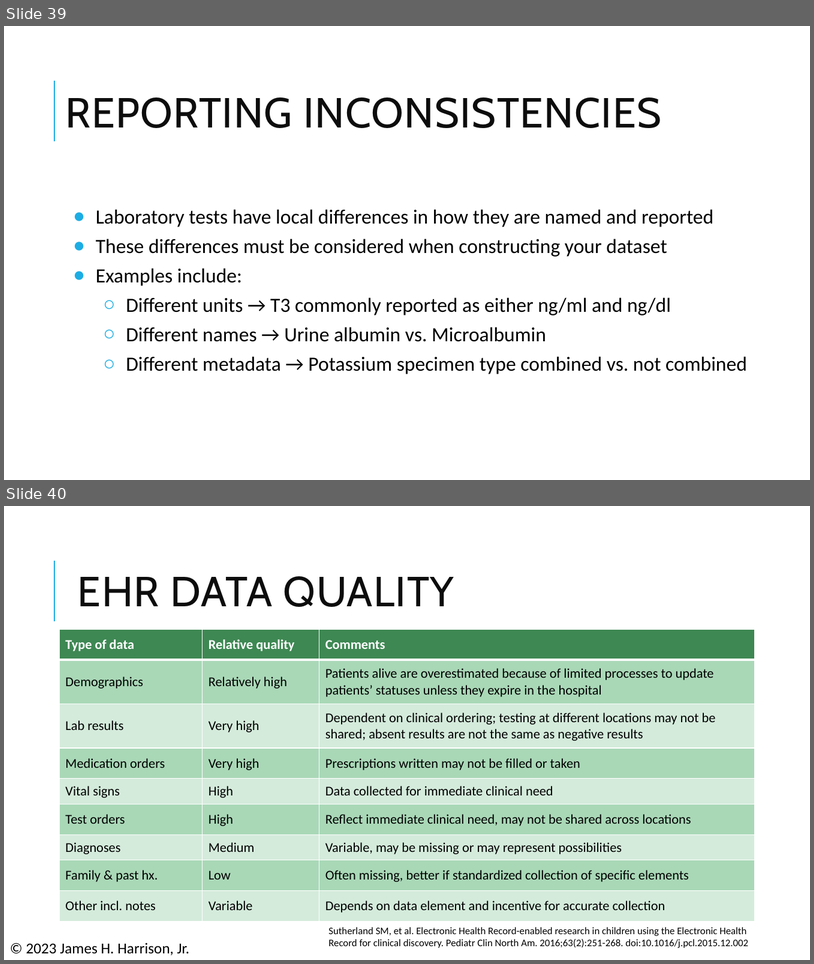
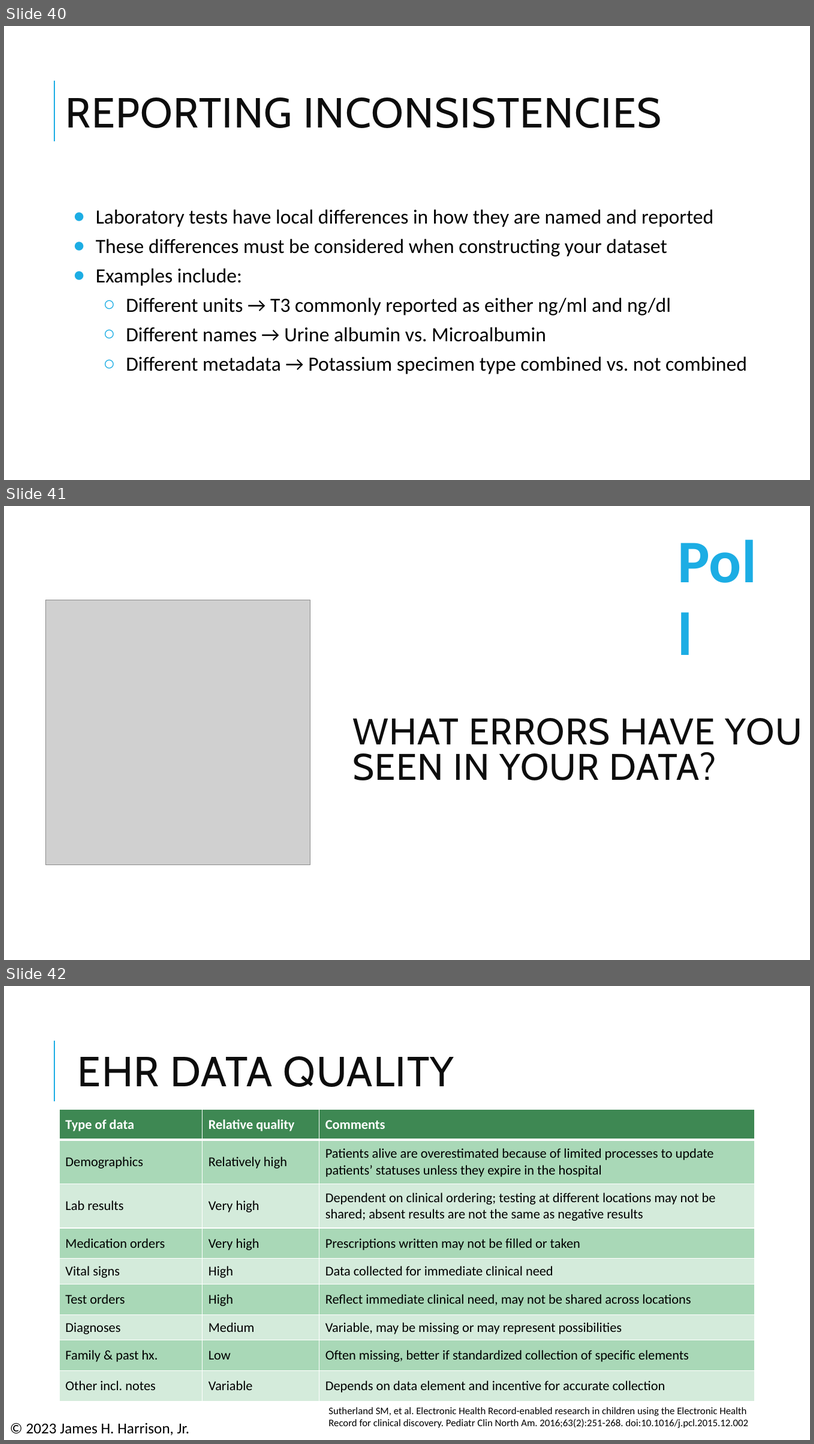
Before and after one commit to pcmathias/MSACL-data-literacy, a slide deck: presentations/DS 100 - Data Literacy and Management Basics.pptx. Shown one above the other, each under a label of ours: slides 39 and 40 before the commit, slides 40, 41 and 42 after it. The pictures are 814x964 and 814x1444 pixels, drawn with LibreOffice and Linux fonts; fonts in the diff are those of the drawing; grey boxes stand for pictures; background and template pictures are left out. Boxes give left, top, right and bottom in pixels: in the first picture for what was removed or moved away, otherwise in the second. Text is boxed around its words. In the diff, an @@ line names an element or a change of style, - is before the commit and + after.

Commit message:
added a few poll questions

```diff
--- a/presentations/DS 100 - Data Literacy and Management Basics.pptx
+++ b/presentations/DS 100 - Data Literacy and Management Basics.pptx
@@ slide 41 added at (4,506,810,960), background #FFFFFF @@
@@ text added at (672,519,778,598), 72 pt, text #1CADE4, bold @@
+Poll
@@ picture added at (46,600,310,865) @@
@@ title added at (353,718,803,780), 44 pt, text #0D0D0D @@
+WHAT ERRORS HAVE YOU SEEN IN YOUR DATA?
@@ what was slide 39 is now slide 40 @@
@@ what was slide 40 is now slide 42 @@
```
Also in this commit, not shown: 2 slides changed, 1 other slide added.
